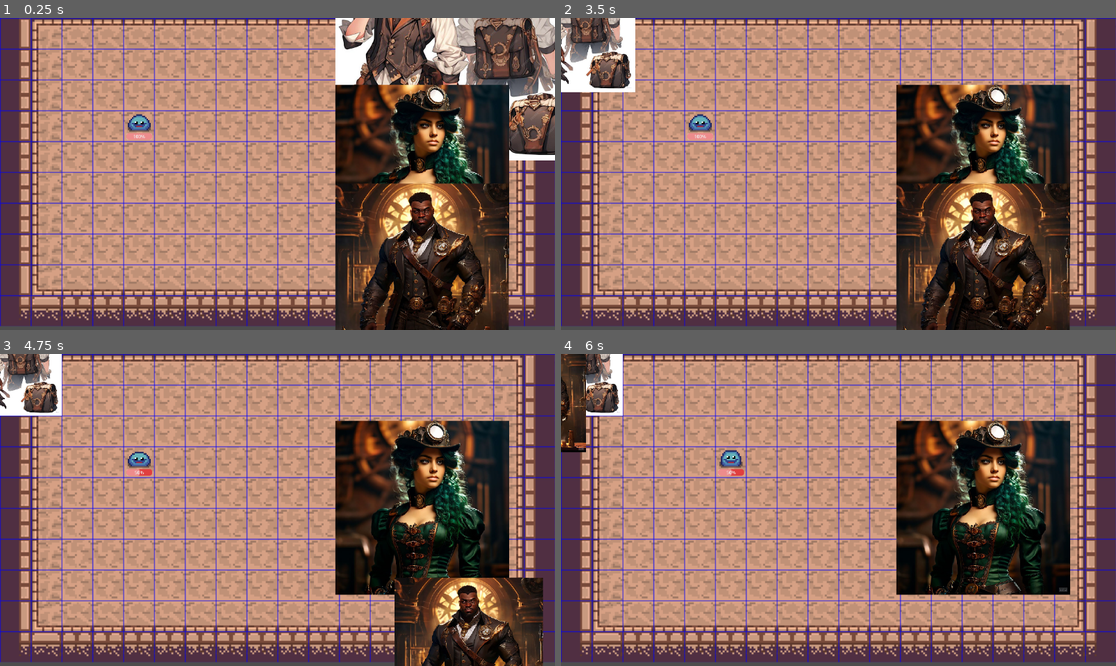
Above: before the commit, frames 1-4 (two rows, left to right).
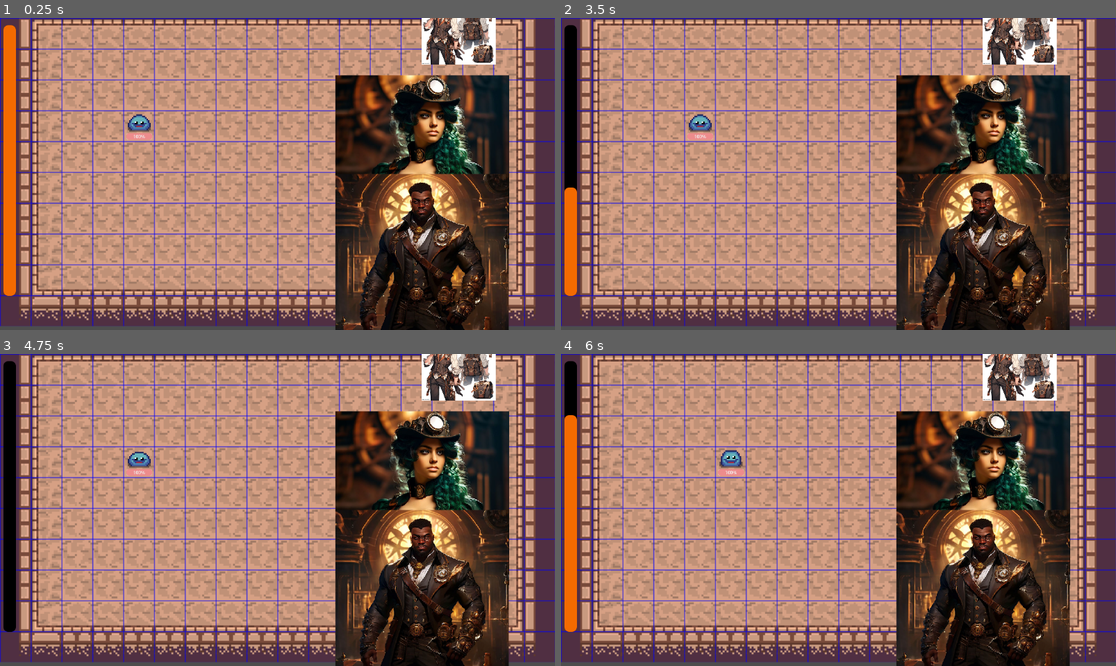
Above: after the commit, the same moments.

Repository: SkCrayAce/tempus-paragon
Game: Godot game, scene res://scenes/battle.tscn
Two runs of this game, one before a commit and one after it. Both use one fixed random seed, a clock stepped at 60 frames per second and the inputs below.
Inputs (mouse positions are in pixels of both pictures, inside the frame that each line leads up to):
- Up to frame 1 (0.25 s): no input
- Up to frame 2 (3.5 s): drag from (1066, 83) to (699, 127) at 0.52 s; drag from (1066, 180) to (699, 127) at 1.27 s; move the mouse to (1066, 280) at 2.02 s; press the mouse at (1066, 280) at 2.03 s; hold D (move_right) 2.03-2.75 s; release the mouse at (1066, 280) at 2.75 s; drag from (810, 236) to (1066, 83) at 2.77 s
- Up to frame 3 (4.75 s): move the mouse to (444, 556) at 3.52 s; press the mouse at (444, 556) at 3.53 s; hold A (move_left) 3.53-4.25 s; release the mouse at (444, 556) at 4.25 s; drag from (111, 463) to (505, 616) at 4.27 s
- Up to frame 4 (6 s): move the mouse to (866, 510) at 5.02 s; press the mouse at (866, 510) at 5.03 s; hold S (move_down) 5.03-5.75 s; release the mouse at (866, 510) at 5.75 s; drag from (755, 432) to (727, 525) at 5.77 s

The runs differ from the first frame. In frame 1, 24% of the frame differs, in the area x 0-100%, y 0-100%; in frame 2, 20%; in frame 3, 25%; in frame 4, 25%, in the area x 0-92%, y 0-100%.

Commit message:
added enemy movement timer

Diff:
--- a/scenes/battle.tscn
+++ b/scenes/battle.tscn
@@ -107,12 +107,15 @@
 const enemy_script = preload(\"res://scenes/enemy.gd\")
 
 var enemy
+@onready var enemy_move_timer = $Enemy/NextMoveTimer
+@onready var move_timer_bar = $\"../MoveTimerBar\"
 # var target_pos : Vector2i
 # var world_pos : Vector2i
 var kai_offset_list = [Vector2i(0, 0), Vector2i(1, 0), Vector2i(-1, 0), Vector2i(0, 1), Vector2i(0, -1)]
 var emerald_offset_list = [Vector2i(0, 0), Vector2i(1, 0), Vector2i(-1, 0)]
 
 func _ready():
+	move_timer_bar.max_value = enemy_move_timer.wait_time
 	prints(global.enemy_position)
 	for x in grid_length:
 		for y in grid_height:
@@ -124,7 +127,7 @@
 	var hovered_tile = local_to_map(get_global_mouse_position())
 	var enemy_tile = local_to_map(global.enemy_position)
 
-	# prints(enemy_tile)
+	move_timer_bar.value = enemy_move_timer.time_left
 
 	for x in grid_length:
 		for y in grid_height:
@@ -175,7 +178,25 @@
 
 
 
+
+
+
+
 "
+
+[sub_resource type="StyleBoxFlat" id="StyleBoxFlat_mb7ee"]
+bg_color = Color(0, 0, 0, 1)
+corner_radius_top_left = 10
+corner_radius_top_right = 10
+corner_radius_bottom_right = 10
+corner_radius_bottom_left = 10
+
+[sub_resource type="StyleBoxFlat" id="StyleBoxFlat_0agcu"]
+bg_color = Color(0.952941, 0.415686, 0, 1)
+corner_radius_top_left = 10
+corner_radius_top_right = 10
+corner_radius_bottom_right = 10
+corner_radius_bottom_left = 10
 
 [node name="Battle" type="Node"]
 
@@ -196,10 +217,15 @@
 enabled = false
 
 [node name="VBoxContainer" type="VBoxContainer" parent="."]
-anchors_preset = 15
+anchors_preset = 6
+anchor_left = 1.0
+anchor_top = 0.5
 anchor_right = 1.0
-anchor_bottom = 1.0
-grow_horizontal = 2
+anchor_bottom = 0.5
+offset_left = -200.0
+offset_top = -304.0
+offset_bottom = 304.0
+grow_horizontal = 0
 grow_vertical = 2
 alignment = 2
 
@@ -207,6 +233,7 @@
 layout_mode = 2
 
 [node name="Sprite2D" parent="VBoxContainer/kai/Node2D" index="0"]
+scale = Vector2(0.3, 0.3)
 texture = ExtResource("4_oa717")
 
 [node name="emerald" parent="VBoxContainer" instance=ExtResource("5_6vrsy")]
@@ -225,6 +252,19 @@
 scale = Vector2(0.703125, 0.703125)
 texture = ExtResource("6_q0jl4")
 
+[node name="MoveTimerBar" type="ProgressBar" parent="."]
+offset_left = 7.0
+offset_top = 15.0
+offset_right = 33.0
+offset_bottom = 577.0
+theme_override_styles/background = SubResource("StyleBoxFlat_mb7ee")
+theme_override_styles/fill = SubResource("StyleBoxFlat_0agcu")
+max_value = 5.0
+step = 1.0
+fill_mode = 3
+show_percentage = false
+
+[editable path="TileMap/Enemy"]
 [editable path="VBoxContainer/kai"]
 [editable path="VBoxContainer/emerald"]
 [editable path="VBoxContainer/tyrone"]
--- a/scenes/character_icon.tscn
+++ b/scenes/character_icon.tscn
@@ -10,19 +10,18 @@
 custom_minimum_size = Vector2(200, 200)
 layout_mode = 3
 anchors_preset = 0
-offset_left = -63.0
-offset_top = -98.0
-offset_right = 137.0
-offset_bottom = 102.0
+offset_top = 1.0
+offset_right = 200.0
+offset_bottom = 201.0
 size_flags_horizontal = 10
 script = ExtResource("1_x5sk1")
 
 [node name="Node2D" type="Node2D" parent="."]
 
 [node name="Sprite2D" type="Sprite2D" parent="Node2D"]
-metadata/_edit_lock_ = true
 
 [node name="Area2D" type="Area2D" parent="Node2D"]
+visible = false
 position = Vector2(97, 95)
 
 [node name="CollisionShape2D" type="CollisionShape2D" parent="Node2D/Area2D"]
@@ -30,15 +29,16 @@
 metadata/_edit_lock_ = true
 
 [node name="CooldownBar" type="TextureProgressBar" parent="Node2D"]
-offset_left = -208.0
-offset_top = 37.0
-offset_right = -8.0
-offset_bottom = 237.0
+offset_left = -3.0
+offset_top = -5.0
+offset_right = 197.0
+offset_bottom = 195.0
 value = 75.0
 fill_mode = 5
 nine_patch_stretch = true
 texture_progress = ExtResource("2_3vtjw")
 tint_progress = Color(0.678431, 0.466667, 1, 0.470588)
+metadata/_edit_lock_ = true
 
 [node name="CooldownTimer" type="Timer" parent="Node2D"]
 wait_time = 3.0
--- a/scenes/enemy.tscn
+++ b/scenes/enemy.tscn
@@ -148,18 +148,22 @@
 sprite_frames = SubResource("SpriteFrames_6nsju")
 animation = &"idle"
 offset = Vector2(0, -6)
+metadata/_edit_lock_ = true
 
 [node name="detection_area" type="Area2D" parent="."]
 collision_layer = 2
 collision_mask = 2
+metadata/_edit_lock_ = true
 
 [node name="CollisionShape2D" type="CollisionShape2D" parent="detection_area"]
 shape = SubResource("CircleShape2D_4tlsm")
+metadata/_edit_lock_ = true
 
 [node name="CollisionShape2D" type="CollisionShape2D" parent="."]
 y_sort_enabled = true
 position = Vector2(0, -3)
 shape = SubResource("CircleShape2D_drfnt")
+metadata/_edit_lock_ = true
 
 [node name="NextMoveTimer" type="Timer" parent="."]
 process_callback = 0
@@ -175,6 +179,7 @@
 theme_override_styles/background = SubResource("StyleBoxFlat_8b3ea")
 max_value = 1000.0
 step = 1.0
+metadata/_edit_lock_ = true
 
 [connection signal="body_entered" from="detection_area" to="." method="_on_detection_area_body_entered"]
 [connection signal="body_exited" from="detection_area" to="." method="_on_detection_area_body_exited"]
Not shown: 1 places in scenes/battle.tscn that only renumber resources
